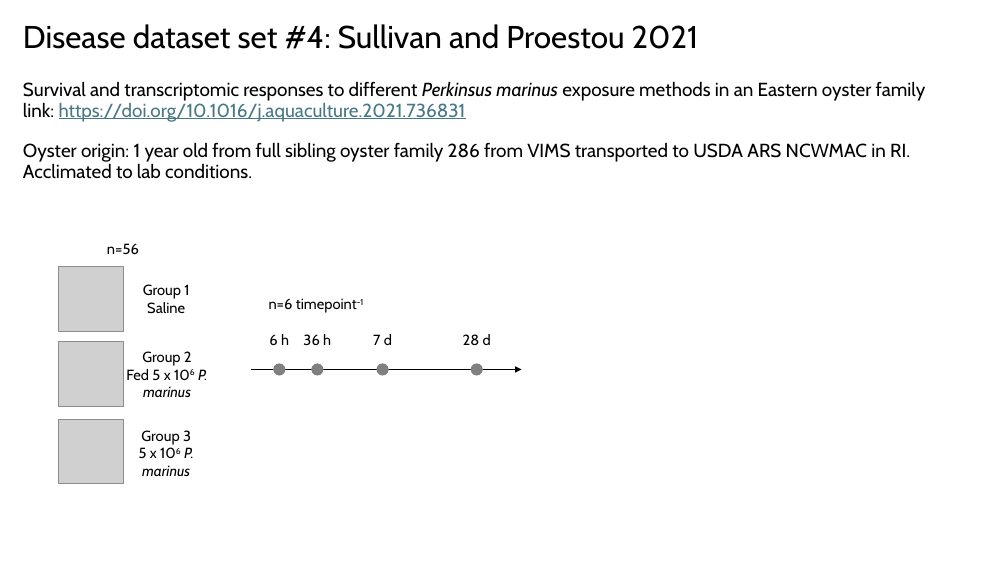
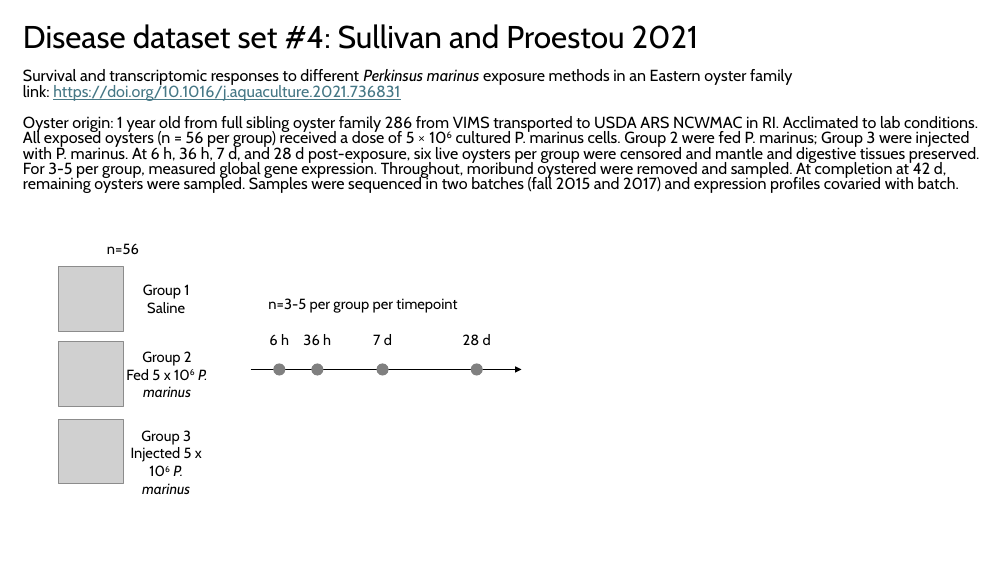
Before and after one commit to Resilience-Biomarkers-for-Aquaculture/Cvirg_Pmarinus_RNAseq, a slide deck: slide 6 of analysis_ideas.pptx. Drawn at 1008x567 pixels with LibreOffice and Linux fonts; fonts in the diff are those of the drawing; grey boxes stand for pictures. Boxes give left, top, right and bottom in pixels: in the first picture for what was removed or moved away, otherwise in the second. Text is boxed around its words. In the diff, an @@ line names an element or a change of style, - is before the commit and + after.

Commit message:
Modify slide 6: Disease set #4

```diff
--- a/analysis_ideas.pptx
+++ b/analysis_ideas.pptx
@@ text at <box>23,69,792,101</box>: size 18 to 15.3 pt in "Survival and transcriptomic responses to different Perkinsus ...", "link: https://doi.org/10.1016/j.aquaculture.2021.736831"; line spacing 0.9 to 0.8 @@
@@ text at <box>23,116,980,193</box>: text changed; size 18 to 15.3 pt @@
-Oyster origin: 1 year old from full sibling oyster family 286 from VIMS transported to USDA ARS NCWMAC in RI. Acclimated to lab conditions.
+Oyster origin: 1 year old from full sibling oyster family 286 from VIMS transported to USDA ARS NCWMAC in RI. Acclimated to lab conditions. All exposed oysters (n = 56 per group) received a dose of 5 × 106 cultured P. marinus cells. Group 2 were fed P. marinus; Group 3 were injected with P. marinus. At 6 h, 36 h, 7 d, and 28 d post-exposure, six live oysters per group were censored and mantle and digestive tissues preserved. For 3-5 per group, measured global gene expression. Throughout, moribund oystered were removed and sampled. At completion at 42 d, remaining oysters were sampled. Samples were sequenced in two batches (fall 2015 and 2017) and expression profiles covaried with batch.
@@ text at <box>268,298,457,313</box>: text changed @@
-n=6 timepoint-1
+n=3-5 per group per timepoint
@@ text at <box>131,447,202,494</box>: text changed; italic off @@
-5 x 106 P. marinus
+Injected 5 x 106 P. marinus
```
